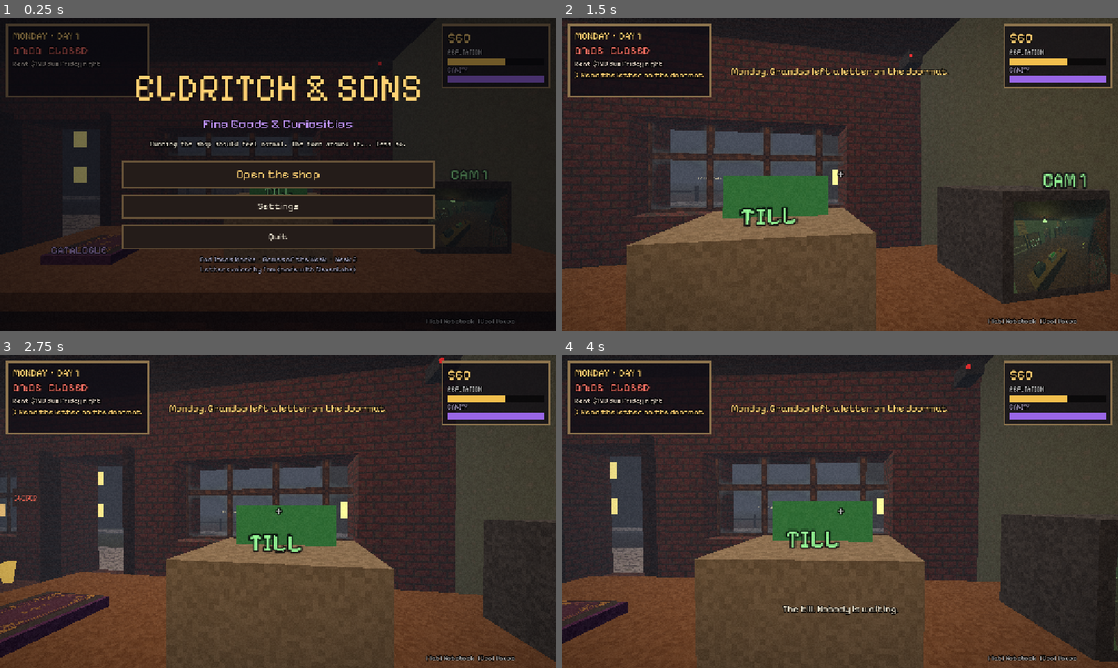
Above: before the commit, frames 1-4 (two rows, left to right).
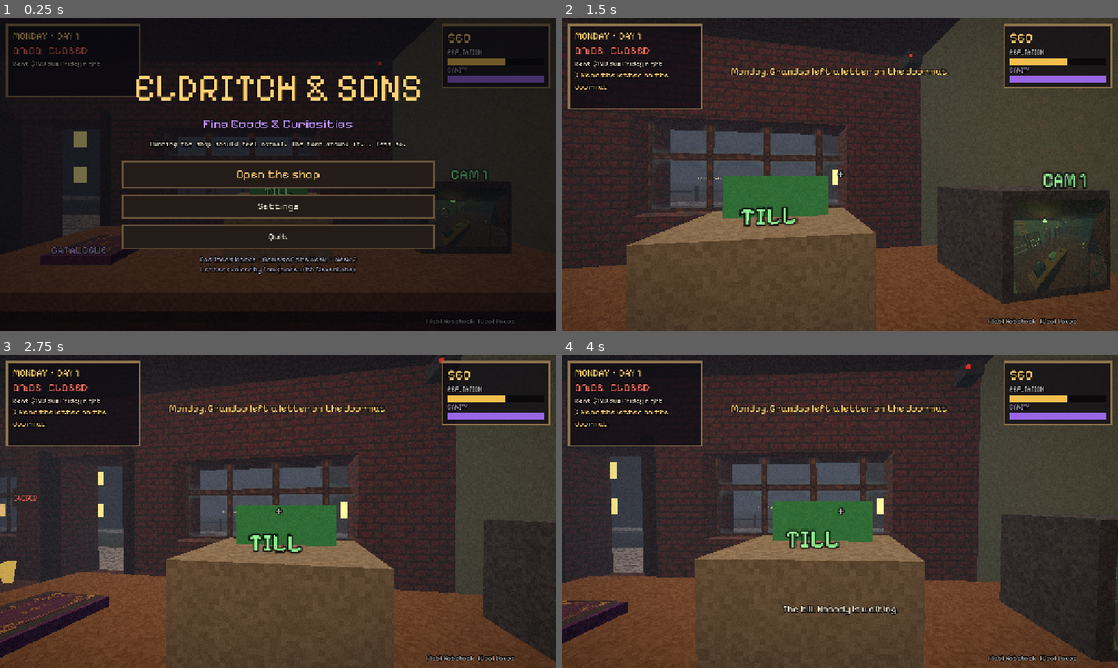
Above: after the commit, the same moments.

Repository: badsadcode/gameoftheweek
Game: Godot game, scene res://main.tscn
The game is run twice, just before and just after one commit, with the same random seed, the same clock (stepped at 60 frames per second) and the same inputs.
Inputs (mouse positions are in pixels of both pictures, inside the frame that each line leads up to):
- Up to frame 1 (0.25 s): no input
- Up to frame 2 (1.5 s): click "Open the shop" at 0.5 s; tap Enter at 1.25 s; move the mouse to (867, 174) at 1.27 s; hold W (forward) from 1.28 s (still down); hold R (alt) from 1.28 s (still down); click (867, 174) at 1.42 s
- Up to frame 3 (2.75 s): keep holding W (forward); move the mouse to (250, 511) at 2.02 s; release R (alt) at 2.03 s; tap R (alt) at 2.1 s
- Up to frame 4 (4 s): keep holding W (forward); move the mouse to (851, 505) at 2.77 s; hold Q (drop) 2.78-3.53 s; tap R (alt) at 3.05, 3.8 s; tap Space at 3.5 s; move the mouse to (834, 517) at 3.52 s; tap E (interact) at 3.6 s; click (834, 517) at 3.67 s

The runs differ from the first frame. In frame 1, 0.1% of the frame differs, in the area x 25-27%, y 1-25%; in frame 2, 1.2%, in the area x 1-27%, y 1-30%; in frame 3, 1.1%; in frame 4, 1.1%.

Commit message:
Eldritch: visible 3 AM figure, tidier money pop and toasts, new screenshots
Co-Authored-By: Claude Opus 5.5 <noreply@anthropic.com>
Claude-Session: https://claude.ai/code/session_0158inPwBjeLJ4fzEfPiAhtQ

Diff:
--- a/games/02-eldritch-and-sons/src/scripts/main.gd
+++ b/games/02-eldritch-and-sons/src/scripts/main.gd
@@ -782,12 +782,12 @@
 # --------------------------------------------------------------------------- juice
 ## "+$12" floats up from the till and a few coins hop out
 func _pop_money(amount: int) -> void:
-	var at := Vector3(-4.6, 1.55, 2.05)
+	var at := Vector3(-4.6, 1.5, 2.05)
 	var l := Vox.label(world, ("+$%d" % amount) if amount >= 0 else ("-$%d" % -amount), at, 56, UI.C_GOLD if amount >= 0 else UI.C_RED, true)
 	l.no_depth_test = true
 	var tw := l.create_tween()
 	tw.set_parallel(true)
-	tw.tween_property(l, "position", at + Vector3(0, 0.7, 0), 1.3).set_ease(Tween.EASE_OUT).set_trans(Tween.TRANS_CUBIC)
+	tw.tween_property(l, "position", at + Vector3(0, 0.4, 0), 1.3).set_ease(Tween.EASE_OUT).set_trans(Tween.TRANS_CUBIC)
 	tw.tween_property(l, "modulate:a", 0.0, 1.3).set_delay(0.4)
 	tw.chain().tween_callback(l.queue_free)
 	if amount <= 0: return
@@ -819,10 +819,17 @@
 	# something at the far end of the street
 	walk_figure = VoxelPerson.new()
 	add_child(walk_figure)
-	walk_figure.build({ "skin": Color(0.05, 0.04, 0.07), "shirt": Color(0.04, 0.03, 0.06), "pants": Color(0.03, 0.03, 0.05),
-		"coat": Color(0.06, 0.04, 0.09), "eyes": Color(0.85, 0.4, 1.0), "weird": ["glow_eyes", "long_arms"], "height": 1.5, "width": 0.9 })
-	walk_figure.position = Vector3(-15.5, 0, 10.8)
+	walk_figure.build({ "skin": Color(0.16, 0.13, 0.2), "shirt": Color(0.1, 0.08, 0.13), "pants": Color(0.08, 0.07, 0.1),
+		"coat": Color(0.13, 0.1, 0.17), "eyes": Color(0.85, 0.4, 1.0), "weird": ["glow_eyes", "long_arms"], "height": 1.5, "width": 0.9 })
+	walk_figure.position = Vector3(-10.5, 0, 10.2)
 	walk_figure.rotation.y = -PI / 2
+	# a dim purple light from the street side: you see the shape, not the details
+	var glow := OmniLight3D.new()
+	walk_figure.add_child(glow)
+	glow.global_position = walk_figure.position + Vector3(3.0, 2.2, -1.5)
+	glow.light_color = Color(0.7, 0.4, 1.0)
+	glow.light_energy = 2.5
+	glow.omni_range = 7.0
 	Sfx.play("knock", 1.0, 0.8)
 	ui.toast("03:07. Someone is knocking on the front door. Three times.", UI.C_PURPLE, 6.0)
 
@@ -1123,7 +1130,7 @@
 	day = 3
 	_start_night_walk([])
 	player.global_position = Vector3(0.0, 0, 6.6)
-	player.rotation.y = 1.84
+	player.rotation.y = 1.90
 	player.cam.rotation.x = 0.02
 	await snap.call("night_walk")
 	night_walk = false
--- a/games/02-eldritch-and-sons/src/scripts/ui.gd
+++ b/games/02-eldritch-and-sons/src/scripts/ui.gd
@@ -130,11 +130,11 @@
 	# what to do next + boxes on the way (guide.gd)
 	goal_label = lbl("", 18, C_GOLD)
 	goal_label.autowrap_mode = TextServer.AUTOWRAP_WORD_SMART
-	goal_label.custom_minimum_size = Vector2(300, 0)
+	goal_label.custom_minimum_size = Vector2(280, 0)
 	v.add_child(goal_label)
 	deliv_label = lbl("", 15, Color(0.75, 0.8, 0.9))
 	deliv_label.autowrap_mode = TextServer.AUTOWRAP_WORD_SMART
-	deliv_label.custom_minimum_size = Vector2(300, 0)
+	deliv_label.custom_minimum_size = Vector2(280, 0)
 	v.add_child(deliv_label)
 
 	var tr := PanelContainer.new()
@@ -178,8 +178,8 @@
 
 	toast_box = VBoxContainer.new()
 	toast_box.set_anchors_preset(Control.PRESET_CENTER_TOP)
-	toast_box.position = Vector2(-380, 110)
-	toast_box.custom_minimum_size = Vector2(760, 0)
+	toast_box.position = Vector2(-310, 110)
+	toast_box.custom_minimum_size = Vector2(620, 0)
 	toast_box.mouse_filter = Control.MOUSE_FILTER_IGNORE
 	hud.add_child(toast_box)
 
@@ -211,7 +211,7 @@
 	var l := lbl(text, 22, color)
 	l.horizontal_alignment = HORIZONTAL_ALIGNMENT_CENTER
 	l.autowrap_mode = TextServer.AUTOWRAP_WORD_SMART
-	l.custom_minimum_size = Vector2(760, 0)
+	l.custom_minimum_size = Vector2(620, 0)
 	toast_box.add_child(l)
 	if toast_box.get_child_count() > 4: toast_box.get_child(0).queue_free()
 	var tw := create_tween()
Not shown, added: games/02-eldritch-and-sons/screenshot-3am.png
Not shown, added: games/02-eldritch-and-sons/screenshot-boarded.png
Not shown, added: games/02-eldritch-and-sons/screenshot-effects.png
Not shown, added: games/02-eldritch-and-sons/screenshot-shoppers.png
